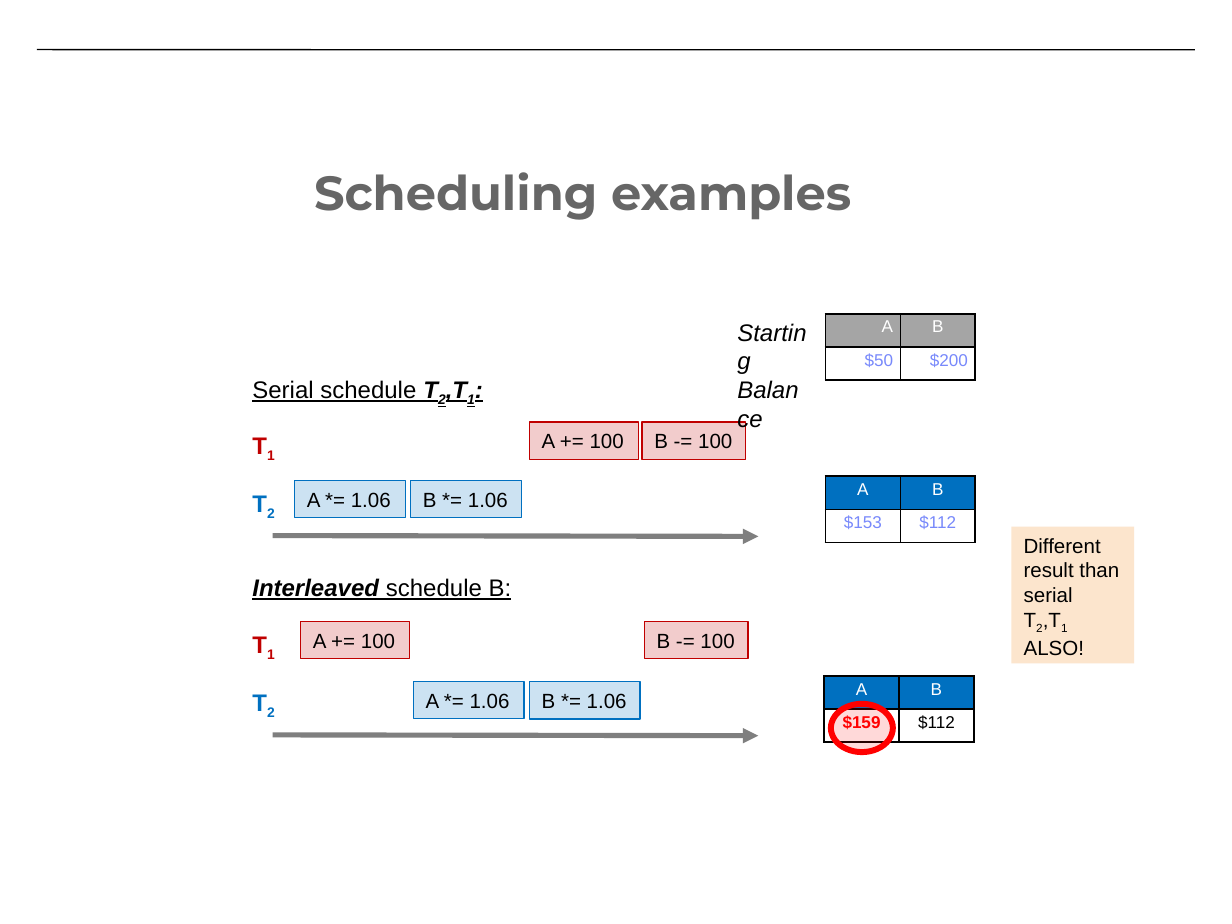
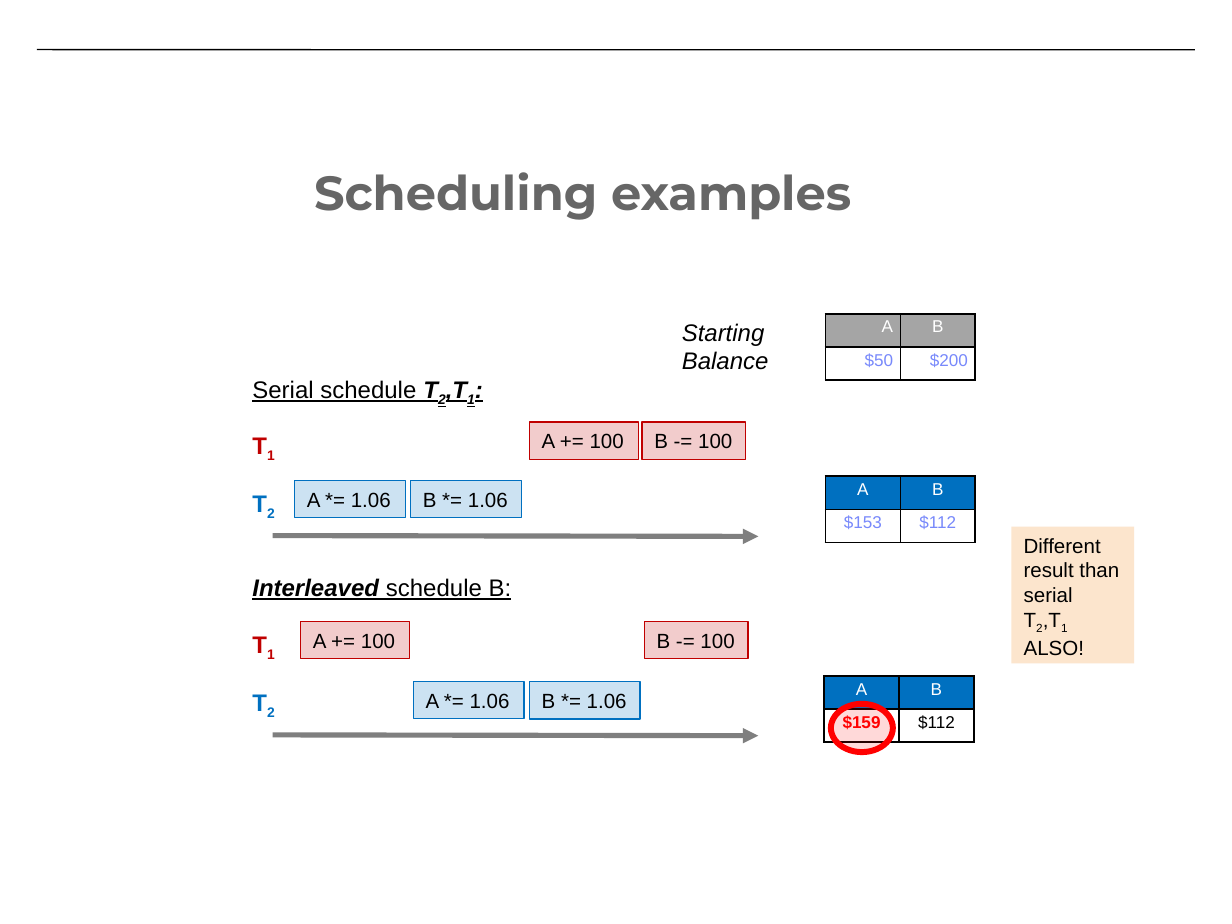
Before and after one commit to CS-W4121/cs-w4121.github.io, a slide deck: slide 58 of slides/Topic 3 - transactions and ACID.pptx (slide 54 before the commit). Drawn at 1232x924 pixels with LibreOffice and Linux fonts; fonts in the diff are those of the drawing. Boxes give left, top, right and bottom in pixels: in the first picture for what was removed or moved away, otherwise in the second. Text is boxed around its words. In the diff, an @@ line names an element or a change of style, - is before the commit and + after.

```diff
--- a/slides/Topic 3 - transactions and ACID.pptx
+++ b/slides/Topic 3 - transactions and ACID.pptx
@@ text "Starting Balance" rewrapped from (724,310,819,442) to (682,323,769,370) @@
```
Also in this commit, not shown: 4 other slides changed, 5 slides added.
